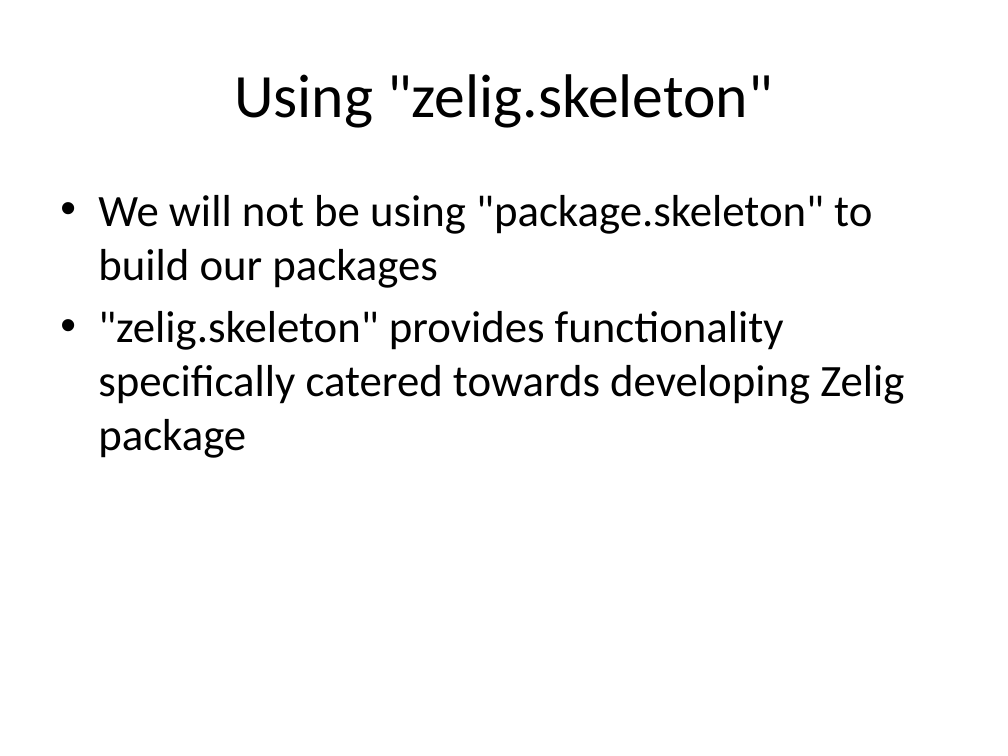
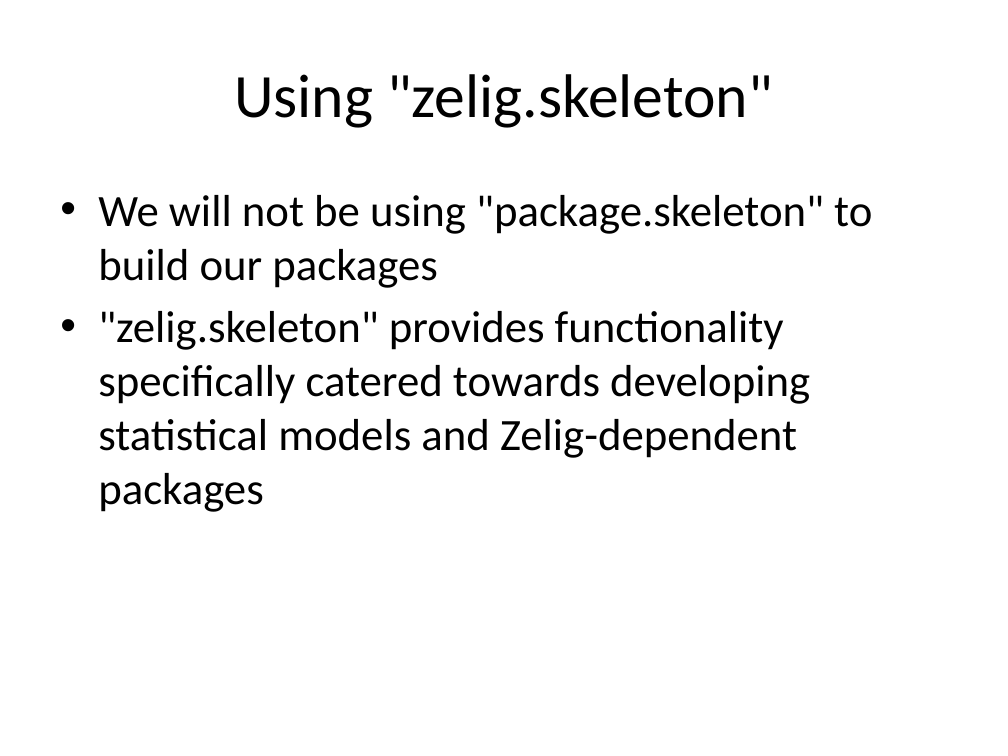
Before and after one commit to IQSS/Zelig4-Documentation, a slide deck: slide 26 of January-Class/Zelig_1_regressions.pptx (slide 24 before the commit). Drawn at 1008x756 pixels with LibreOffice and Linux fonts; fonts in the diff are those of the drawing. Boxes give left, top, right and bottom in pixels: in the first picture for what was removed or moved away, otherwise in the second. Text is boxed around its words. In the diff, an @@ line names an element or a change of style, - is before the commit and + after.

```diff
--- a/January-Class/Zelig_1_regressions.pptx
+++ b/January-Class/Zelig_1_regressions.pptx
@@ text at <box>98,311,810,512</box>: text changed @@
-• "zelig.skeleton" provides functionality specifically catered towards developing Zelig package
+• "zelig.skeleton" provides functionality specifically catered towards developing statistical models and Zelig-dependent packages
```
Also in this commit, not shown: 13 other slides changed, 3 slides added, 1 slide removed, 2 other files.
